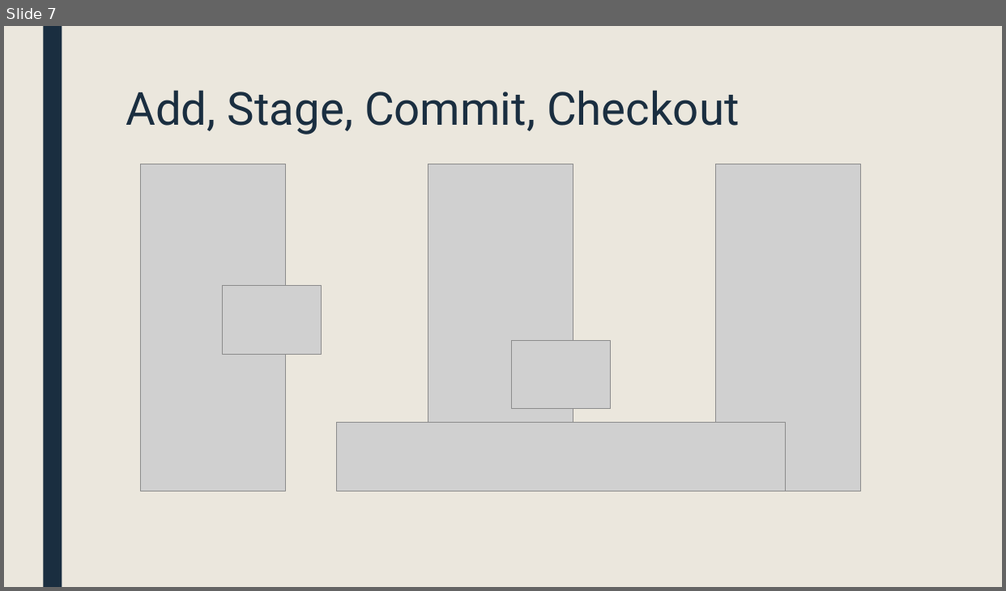
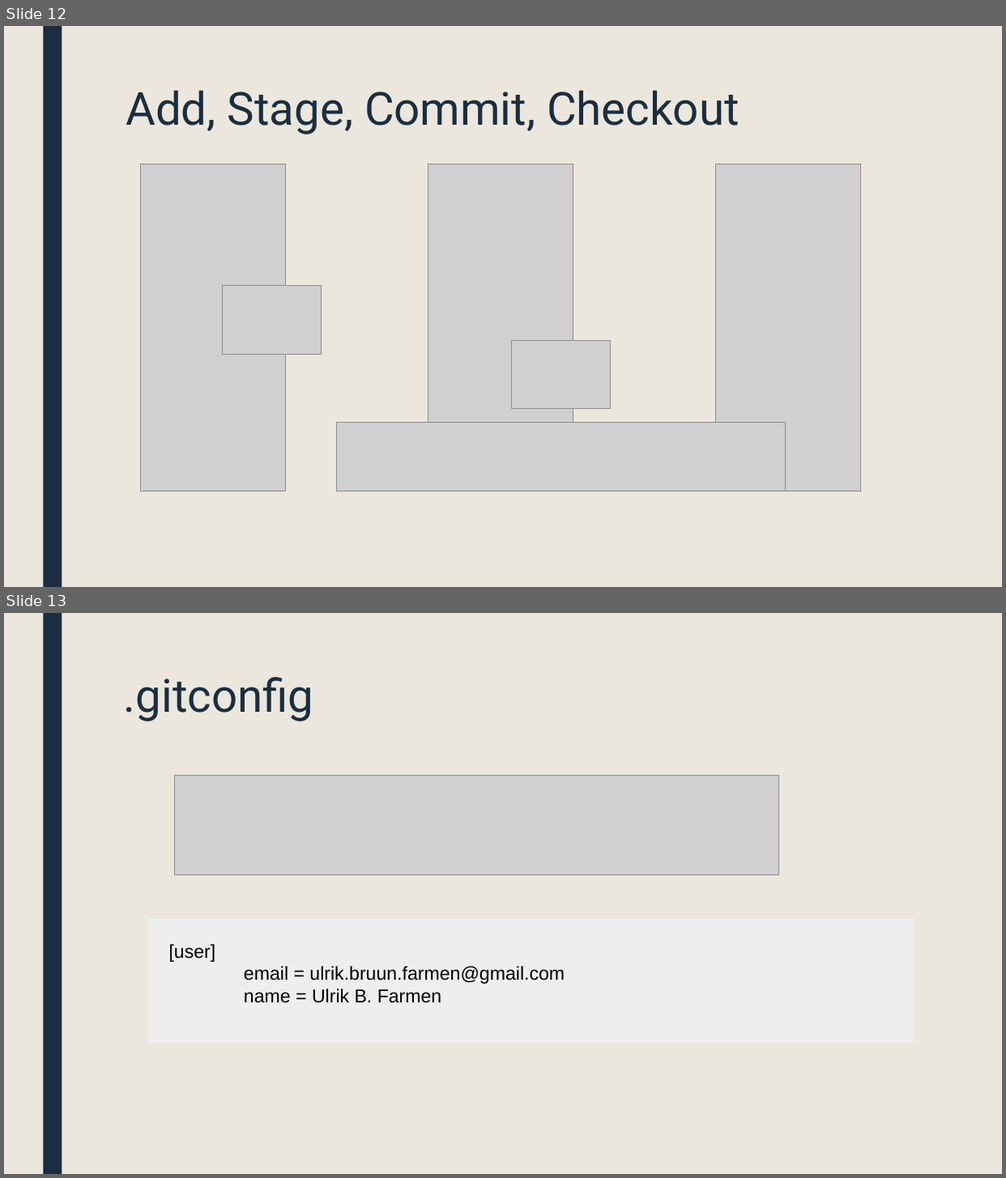
Before and after one commit to ufarm/sommer2016, a slide deck: GIT.pptx. Shown one above the other, each under a label of ours: slide 7 before the commit, slides 12 and 13 after it. The pictures are 1006x591 and 1006x1178 pixels, drawn with LibreOffice and Linux fonts; fonts in the diff are those of the drawing; grey boxes stand for pictures. Boxes give left, top, right and bottom in pixels: in the first picture for what was removed or moved away, otherwise in the second. Text is boxed around its words. In the diff, an @@ line names an element or a change of style, - is before the commit and + after.

```diff
--- a/GIT.pptx
+++ b/GIT.pptx
@@ slide 13 added at (4,613,1002,1174), background #EBE7DD; not listed: 1 template element that a slide beside it also shows @@
@@ title added at (124,677,314,722), 44 pt, text #1A2E40 @@
+.gitconfig
@@ picture added at (175,776,780,875) @@
@@ rectangle added at (148,918,914,1043), fill #EEEEEE, 18 pt, text #000000 @@
+[user]
+email = ulrik.bruun.farmen@gmail.com
+name = Ulrik B. Farmen
@@ what was slide 7 is now slide 12 @@
```
Also in this commit, not shown: 4 slides changed, 6 other slides added, 2 slides removed.
